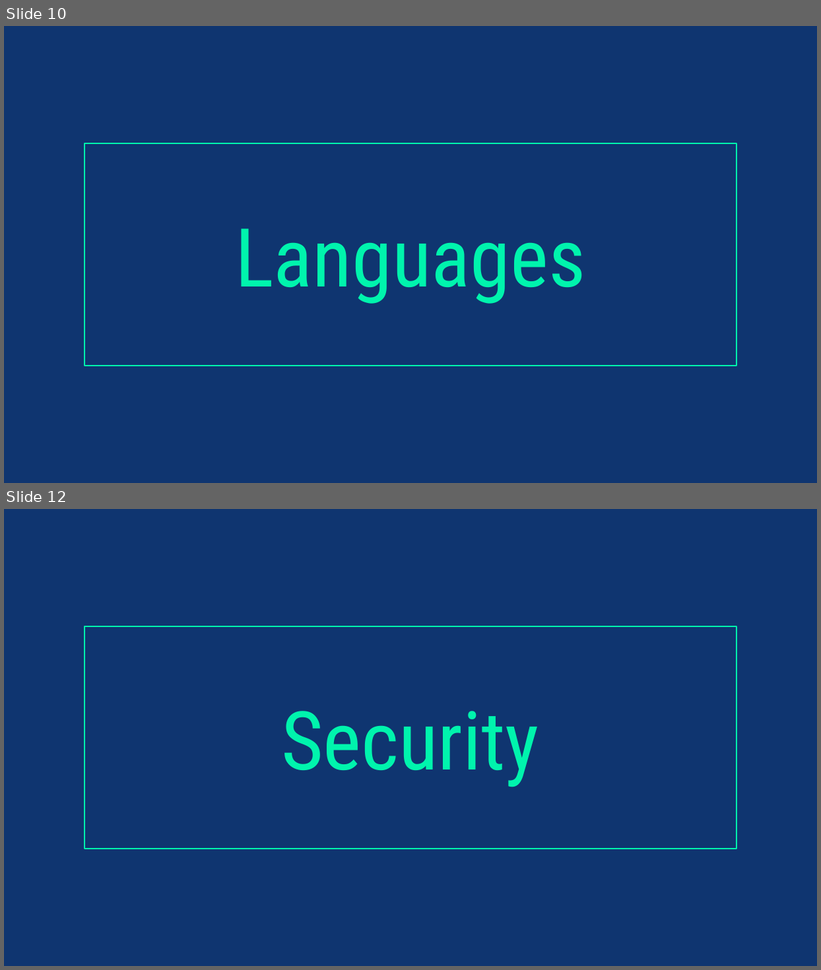
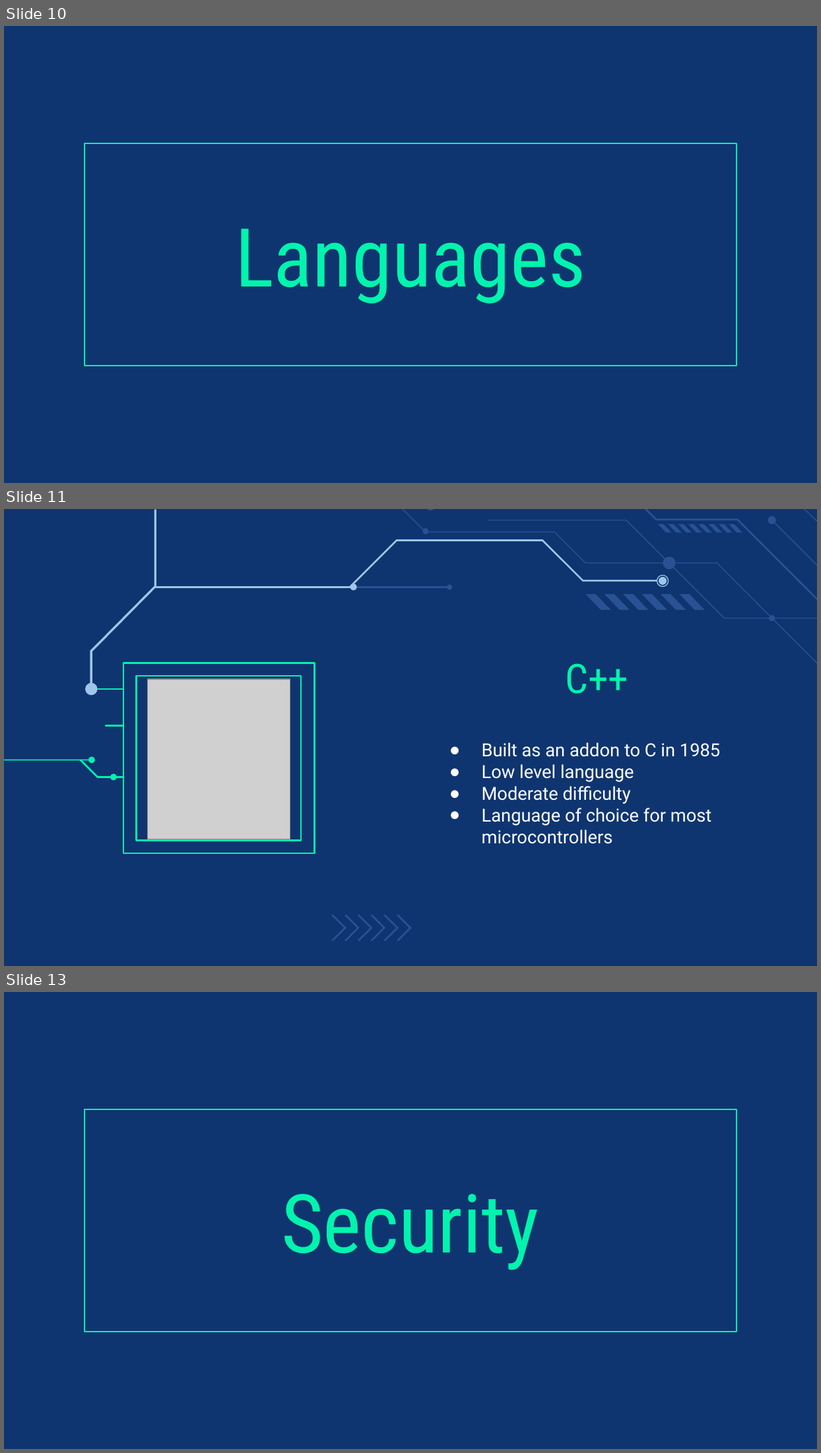
Before and after one commit to Hanover-CS/HC23-Isaac-Bevis-Senior-Project, a slide deck: Presentation/CS461 Proposal.pptx. Shown one above the other, each under a label of ours: slides 10 and 12 before the commit, slides 10, 11 and 13 after it; the slides between them are not shown. The pictures are 821x970 and 821x1453 pixels, drawn with LibreOffice and Linux fonts; fonts in the diff are those of the drawing; grey boxes stand for pictures. Boxes give left, top, right and bottom in pixels: in the first picture for what was removed or moved away, otherwise in the second. Text is boxed around its words. In the diff, an @@ line names an element or a change of style, - is before the commit and + after.

```diff
--- a/Presentation/CS461 Proposal.pptx
+++ b/Presentation/CS461 Proposal.pptx
@@ slide 11 added at [4,509,817,966], background #0F3570 @@
@@ freeform shape added at [353,588,450,588], fill #285293, outline #285293 1.5 pt @@
@@ freeform shape added at [448,586,451,589], fill #285293, outline #285293 1.5 pt @@
@@ title added at [565,663,628,694], 36 pt, text #00F4AD @@
+C++
@@ group added at [85,509,817,695]: 30 freeform shapes, 1 arrow @@
@@ picture added at [147,679,289,839] @@
@@ group added at [96,663,315,854]: 5 freeform shapes @@
@@ subtitle added at [482,743,720,844], 16 pt, text #FFFFFF @@
+● Built as an addon to C in 1985
+● Low level language
+● Moderate difficulty
+● Language of choice for most microcontrollers
@@ group added at [4,757,117,780]: 4 freeform shapes @@
@@ group added at [333,916,411,941]: 6 freeform shapes @@
@@ what was slide 12 is now slide 13 @@
```
Also in this commit, not shown: 4 slides changed.
